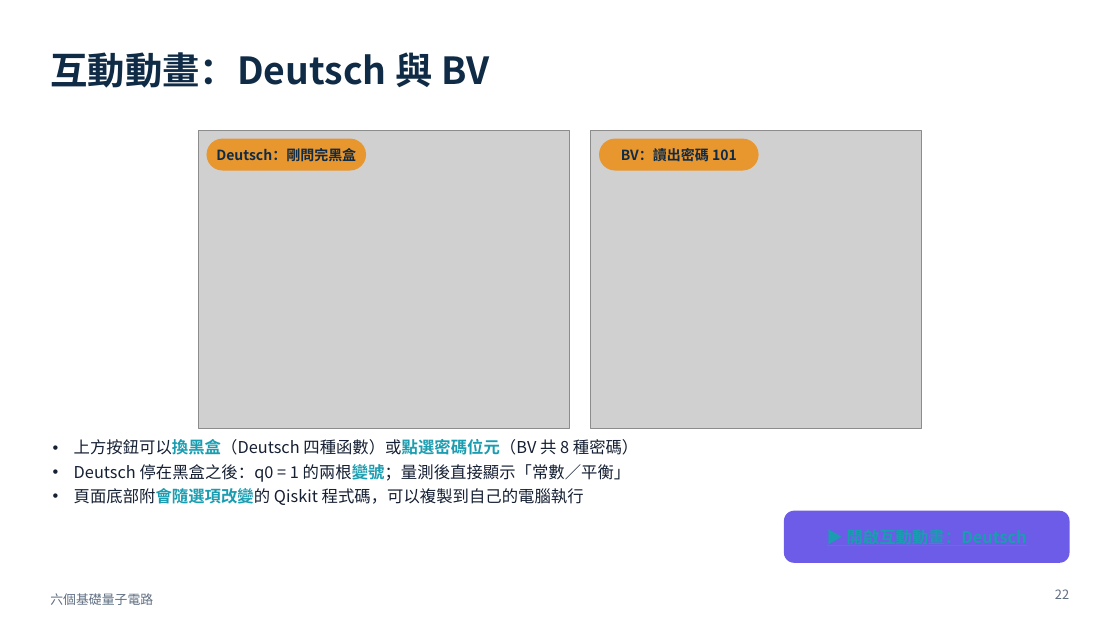
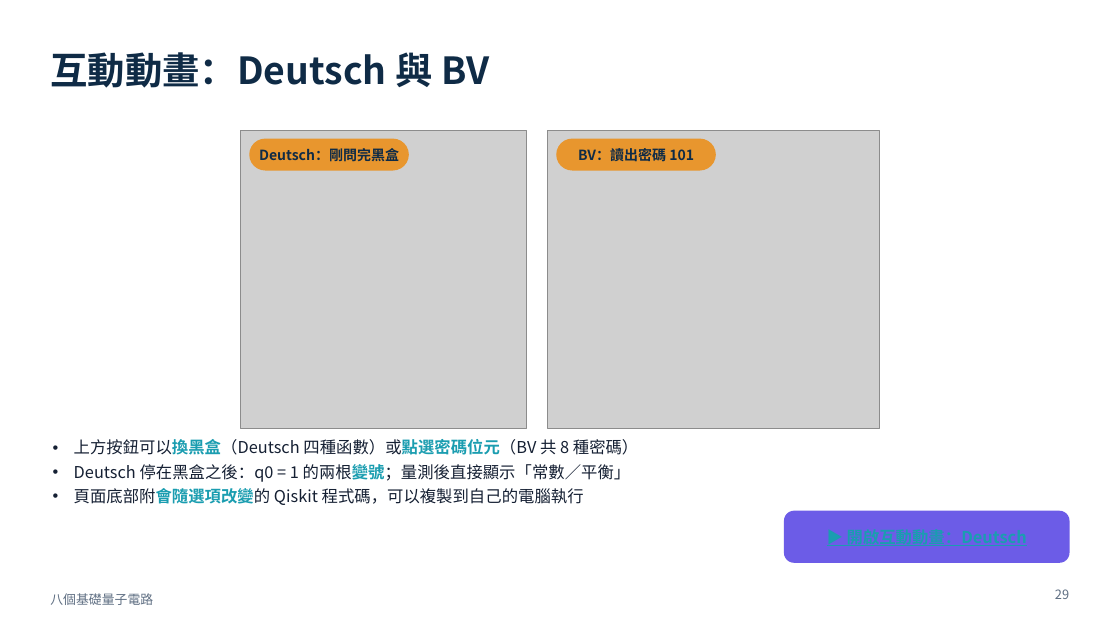
Before and after one commit to pcpcchen-coder/QuantumComputing, a slide deck: slide 29 of slides/output/basic-circuits.pptx (slide 22 before the commit). Drawn at 1120x630 pixels with LibreOffice and Linux fonts; fonts in the diff are those of the drawing; grey boxes stand for pictures. Boxes give left, top, right and bottom in pixels: in the first picture for what was removed or moved away, otherwise in the second. Text is boxed around its words. In the diff, an @@ line names an element or a change of style, - is before the commit and + after.

```diff
--- a/slides/output/basic-circuits.pptx
+++ b/slides/output/basic-circuits.pptx
@@ picture: place and size @@
-picture at (198,130,570,429)
+picture at (241,130,527,429)
@@ text "Deutsch：剛問完黑盒": place and size @@
-text "Deutsch：剛問完黑盒" at (216,148,356,162)
+text "Deutsch：剛問完黑盒" at (259,148,399,162)
@@ rounded rectangle: place and size @@
-rounded rectangle at (207,139,366,171)
+rounded rectangle at (250,139,409,171)
@@ 1 text, 1 rounded rectangle, 1 picture: place and size @@
-1 text, 1 rounded rectangle, 1 picture at (591,130,922,429)
+1 text, 1 rounded rectangle, 1 picture at (548,130,879,429)
@@ text at (50,593,153,605): text changed @@
-六個基礎量子電路
+八個基礎量子電路
@@ page number at (1055,589,1069,599): text changed @@
-22
+29
```
Also in this commit, not shown: 23 other slides changed, 8 slides added, 16 other files.
